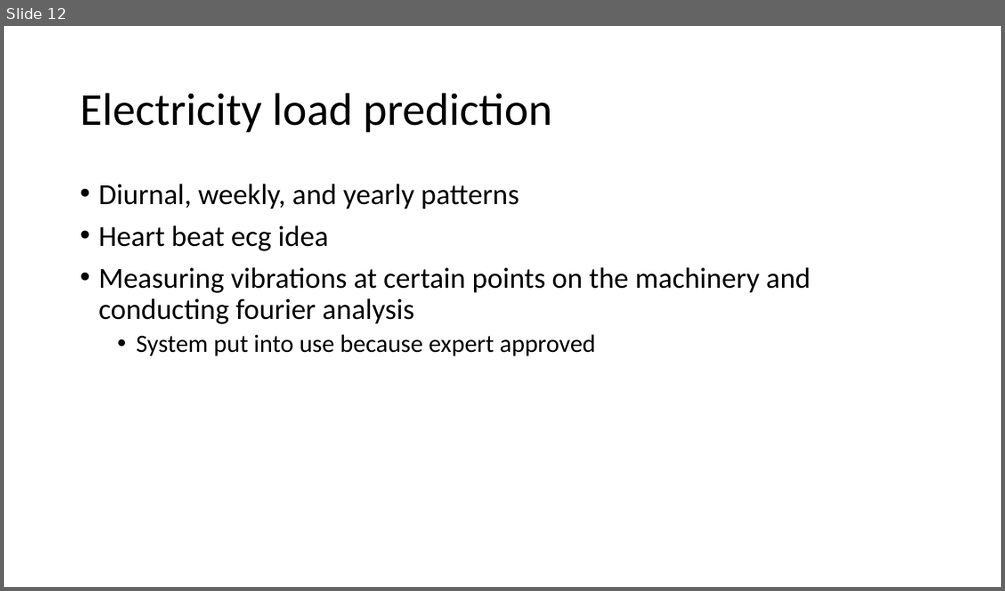
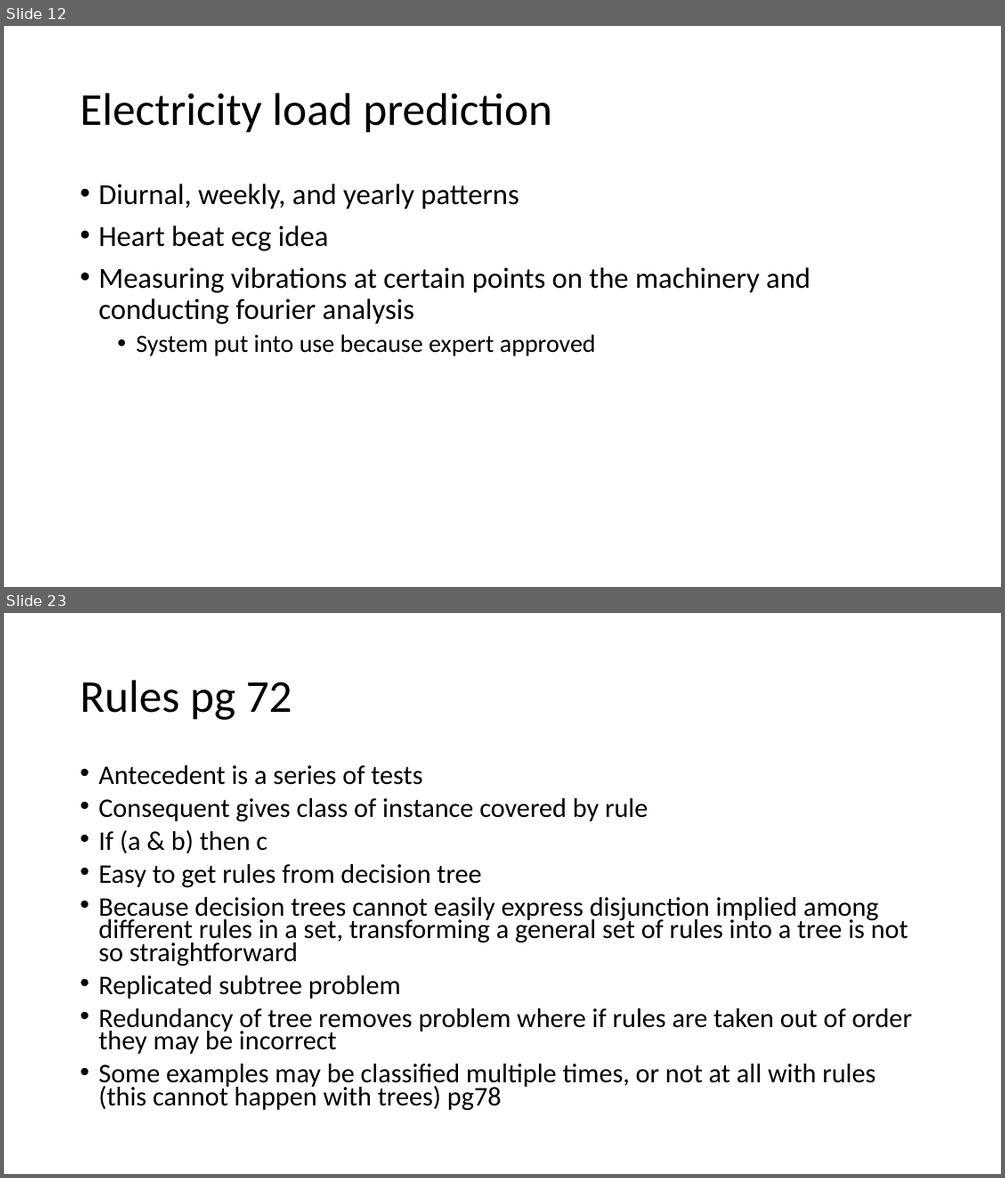
Before and after one commit to russellu/cs405, a slide deck: Lecture_intro.pptx. Shown one above the other, each under a label of ours: slide 12 before the commit, slides 12 and 23 after it; the slides between them are not shown. The pictures are 1005x591 and 1005x1178 pixels, drawn with LibreOffice and Linux fonts; fonts in the diff are those of the drawing. Boxes give left, top, right and bottom in pixels: in the first picture for what was removed or moved away, otherwise in the second. Text is boxed around its words. In the diff, an @@ line names an element or a change of style, - is before the commit and + after.

```diff
--- a/Lecture_intro.pptx
+++ b/Lecture_intro.pptx
@@ slide 23 added at (4, 613, 1001, 1174), background #FFFFFF @@
@@ title added at (80, 680, 292, 720), 44 pt, text #000000 @@
+Rules pg 72
@@ text added at (98, 765, 912, 1111), 25.9 pt, text #000000 @@
+• Antecedent is a series of tests
+• Consequent gives class of instance covered by rule
+• If (a & b) then c
+• Easy to get rules from decision tree
+• Because decision trees cannot easily express disjunction implied among different rules in a set, transforming a general set of rules into a tree is not so straightforward
+• Replicated subtree problem
+• Redundancy of tree removes problem where if rules are taken out of order they may be incorrect
+• Some examples may be classified multiple times, or not at all with rules (this cannot happen with trees) pg78
```
Also in this commit, not shown: 16 other slides added, 3 other files.
